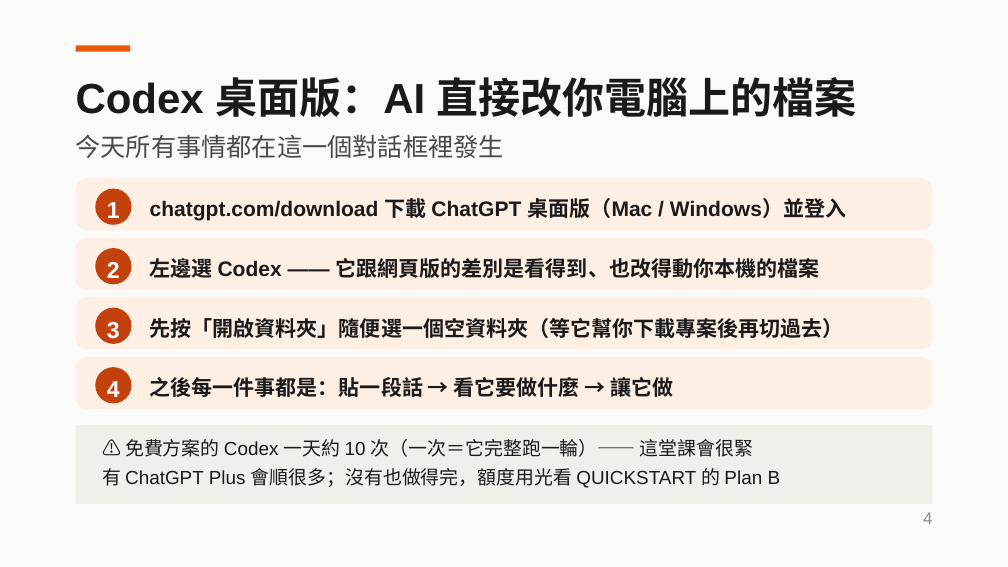
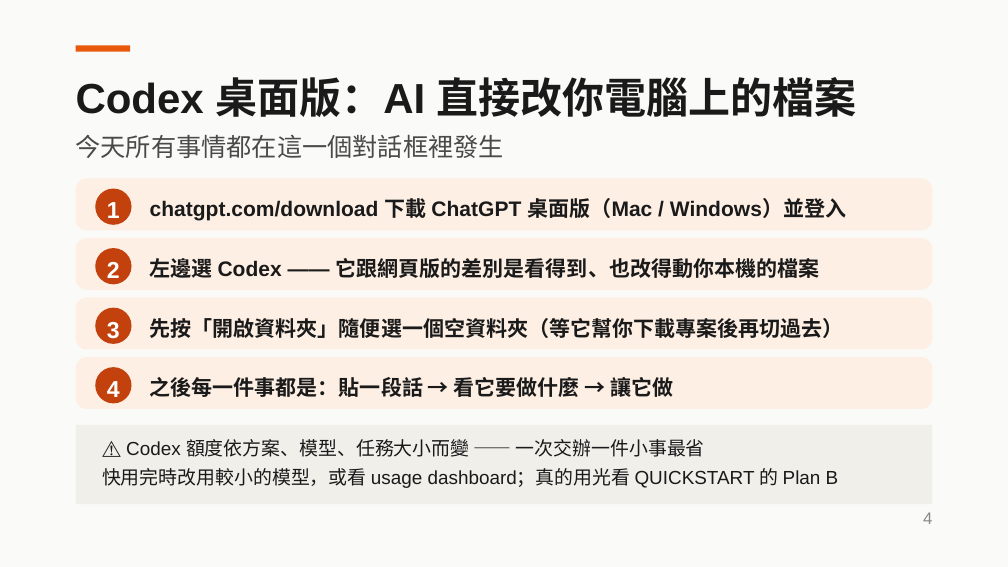
Before and after one commit to aaron20010920/unext-ai-dev-workshop, a slide deck: slide 4 of slides/2026-08-13-AI開發實戰.pptx. Drawn at 1008x567 pixels with LibreOffice and Linux fonts; fonts in the diff are those of the drawing. Boxes give left, top, right and bottom in pixels: in the first picture for what was removed or moved away, otherwise in the second. Text is boxed around its words. In the diff, an @@ line names an element or a change of style, - is before the commit and + after.

```diff
--- a/slides/2026-08-13-AI開發實戰.pptx
+++ b/slides/2026-08-13-AI開發實戰.pptx
@@ text at box(102, 439, 839, 488): text changed @@
-⚠️ 免費方案的 Codex 一天約 10 次（一次＝它完整跑一輪）—— 這堂課會很緊
-有 ChatGPT Plus 會順很多；沒有也做得完，額度用光看 QUICKSTART 的 Plan B
+⚠️ Codex 額度依方案、模型、任務大小而變 —— 一次交辦一件小事最省
+快用完時改用較小的模型，或看 usage dashboard；真的用光看 QUICKSTART 的 Plan B
```
Also in this commit, not shown: 5 other slides changed, 3 other files.
